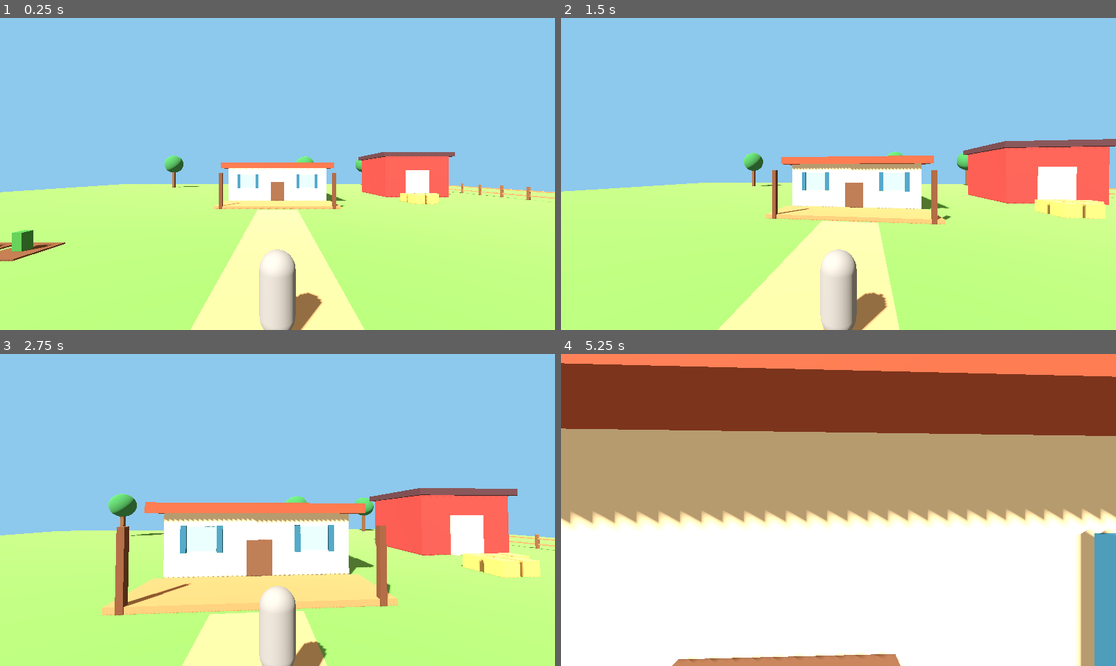
Above: before the commit, frames 1-4 (two rows, left to right).
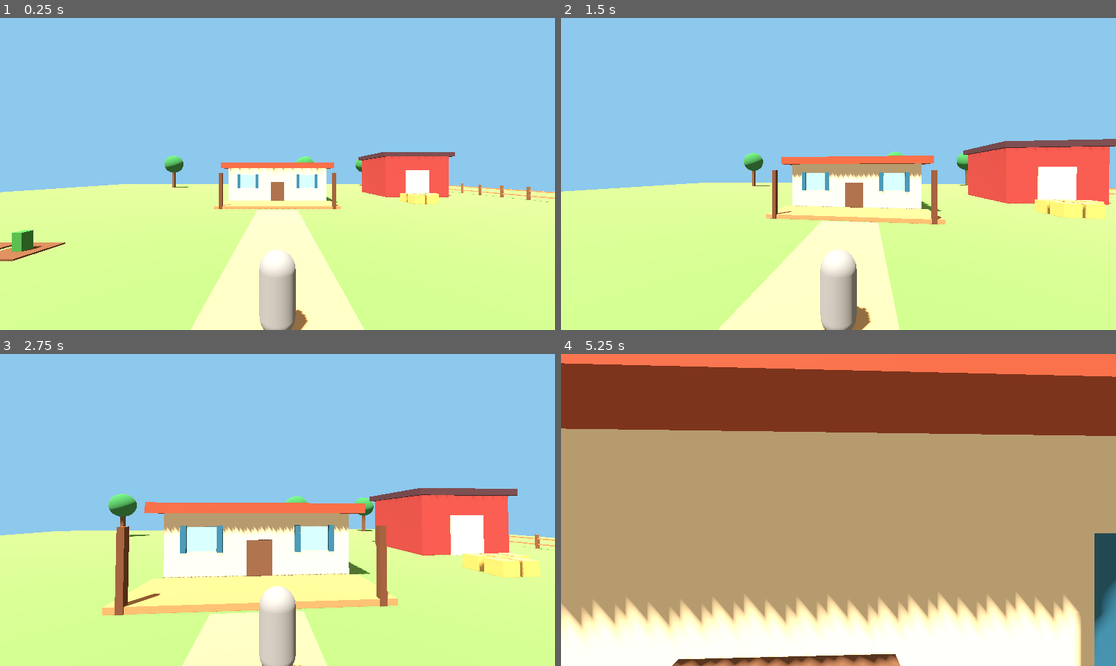
Above: after the commit, the same moments.

Repository: juniordev830/pixel-farm-seasons
Game: Godot game, scene res://main.tscn
The game is run twice, just before and just after one commit, with the same random seed, the same clock (stepped at 60 frames per second) and the same inputs.
Inputs (mouse positions are in pixels of both pictures, inside the frame that each line leads up to):
- Up to frame 1 (0.25 s): no input
- Up to frame 2 (1.5 s): tap Enter (ui_accept) at 0.5, 0.77 s; move the mouse to (866, 174) at 0.52 s; hold Shift 0.53-1.28 s; hold Up (ui_up) from 0.53 s (still down); move the mouse to (810, 174) at 1.27 s; tap E at 1.35 s
- Up to frame 3 (2.75 s): keep holding Up (ui_up); tap Enter (ui_accept) at 1.52 s; move the mouse to (288, 503) at 2.02 s; hold Space from 2.03 s (still down)
- Up to frame 4 (5.25 s): keep holding Up (ui_up); move the mouse to (832, 516) at 2.77 s; release Space at 2.78 s; tap Shift at 2.85 s; tap Enter (ui_accept) at 3.02, 3.77, 4.52 s; move the mouse to (877, 513) at 3.52 s; tap E at 3.6 s; move the mouse to (794, 506) at 4.27 s; tap Space at 4.35 s; move the mouse to (844, 510) at 5.02 s; hold Shift from 5.03 s (still down)

The runs differ from the first frame. In frame 1, 3.4% of the frame differs, in the area x 0-100%, y 44-100%; in frame 2, 2.4%; in frame 3, 4.0%; in frame 4, 36%, in the area x 0-100%, y 49-100%.
Error after the commit: Invalid access to property or key 'environment' on a base object of type 'null instance'. (res://day_night_controller.gd:46)

Commit message:
feat: connect animated lighting controller to main farm scene

Diff:
--- a/godot/main.tscn
+++ b/godot/main.tscn
@@ -1,9 +1,10 @@
-[gd_scene load_steps=5 format=3]
+[gd_scene load_steps=6 format=3]
 
 [ext_resource type="PackedScene" path="res://player.tscn" id="1"]
 [ext_resource type="Script" path="res://farm_environment.gd" id="2"]
 [ext_resource type="Script" path="res://farm_props.gd" id="3"]
 [ext_resource type="Script" path="res://ground_collision.gd" id="4"]
+[ext_resource type="Script" path="res://day_night_controller.gd" id="5"]
 
 [node name="Main" type="Node3D"]
 
@@ -18,3 +19,6 @@
 
 [node name="Player" parent="." instance=ExtResource("1")]
 position = Vector3(0, 1.3, 12)
+
+[node name="DayNightController" type="Node" parent="."]
+script = ExtResource("5")
